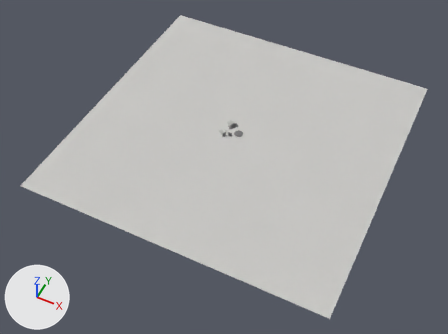
A saved change to the glTF model public/models/folio_map.glb.
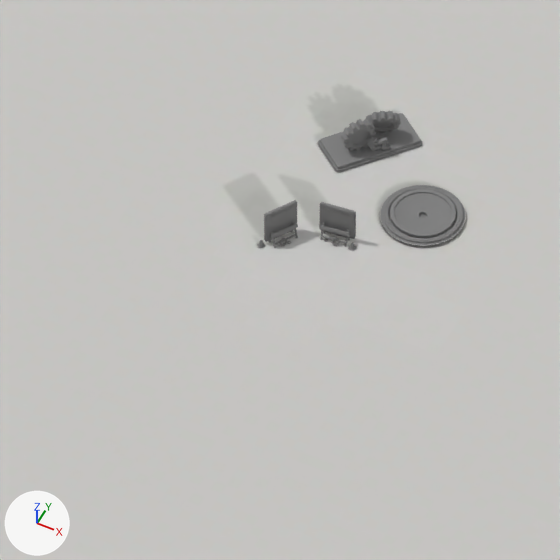
Each version is shown whole from a camera (50 mm lens) standing at (302.0, -658.0, 727.0) and looking at (-3.0, -49.0, -35.0), then close up on the part from 44% to 56% of the width and 33% to 50% of the height. Lighting does not change. The marker at lower left points along +X, +Y and +Z. The last two pictures show the newer version.

Names of what the first close-up shows: 'core', 'ezinvoices', 'floor', 'project_1', 'project_2'.
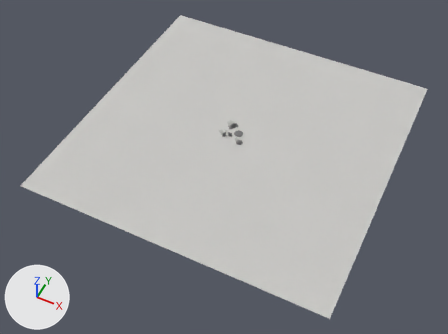
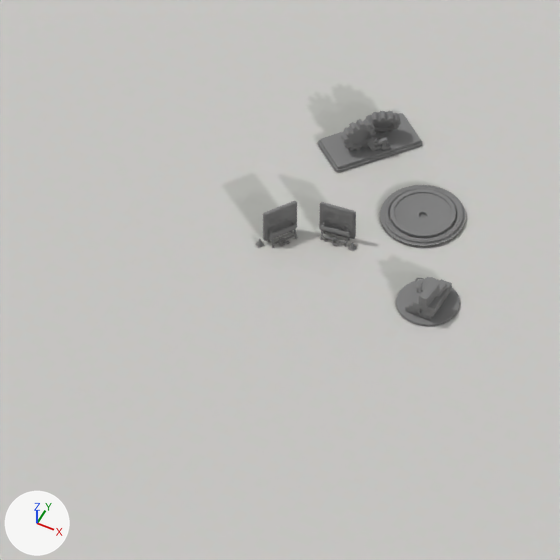
What the commit changed:
Picture 'floor.webp' (img_floor_webp) is new.
Picture 'bespoke_crm' (img_bespoke_crm) is new.
Material 'floor' (mat_floor) changes its picture from img_floor to img_floor_webp.
Material 'bespoke_crm' (mat_bespoke_crm) is new.
Its texture is img_bespoke_crm.
Its roughness is 1.0.
Mesh me_cylinder_004 is new.
It has 4030 vertices, 7956 faces and spans x 4.23..14.65, y -22.83..-12.41, z 0.01..6.14.
Faces by material slot: [3980, 3976].
It uses material mat_bespoke_crm (picture img_bespoke_crm).
It uses material mat_outline (grey #7f7f7f).
Object 'bespoke_crm' (ob_bespoke_crm) is new; it shows me_cylinder_004.
Its location is (0.0, 0.0, 0.0).

Where the change shows, as pixel boxes [x1, y1, x2, y2] in the close-ups (560 x 560 px):
'bespoke_crm', added: after [396, 277, 460, 326]
